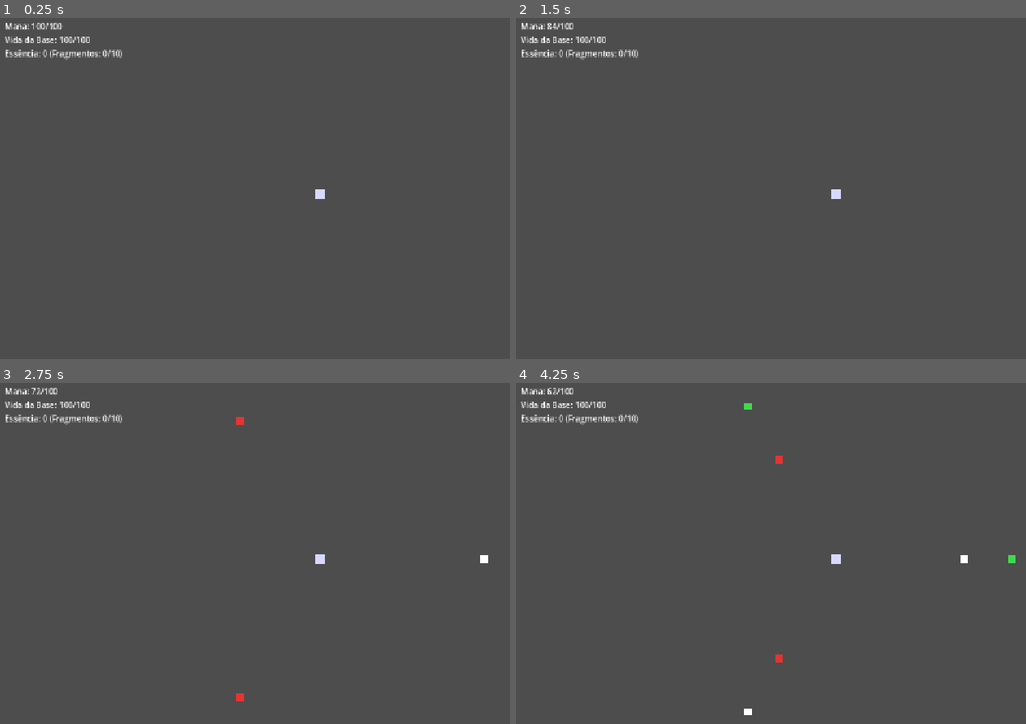
Above: before the commit, frames 1-4 (two rows, left to right).
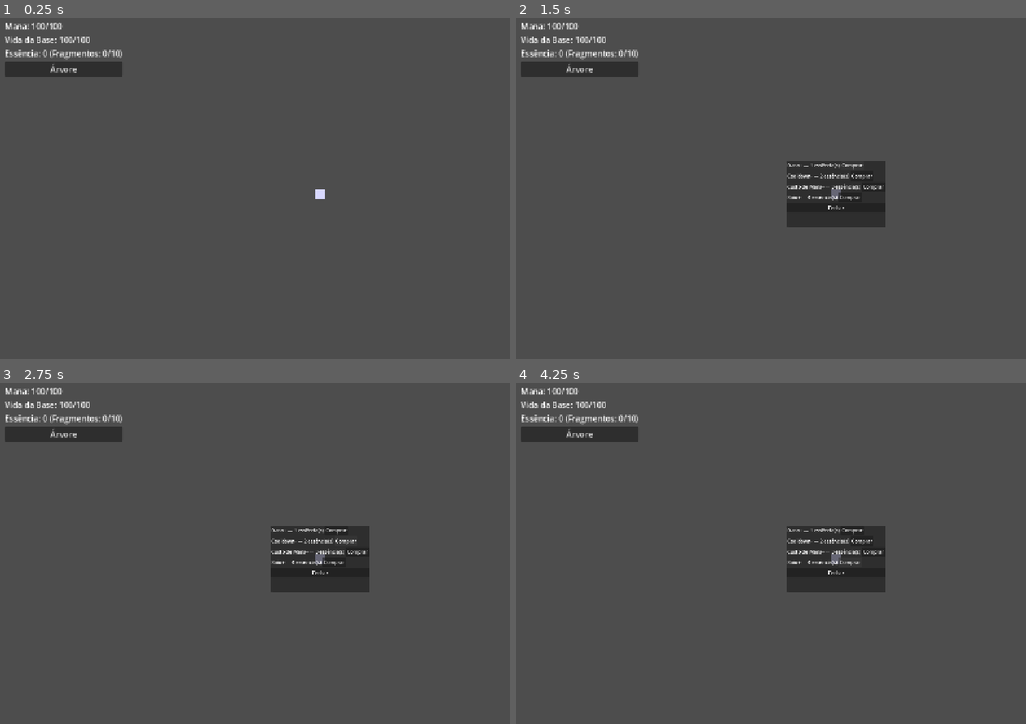
Above: after the commit, the same moments.

Repository: caua-developer/pixie-defense
Game: Godot game, scene res://scenes/main.tscn
Two runs of this game, one before a commit and one after it. Both use one fixed random seed, a clock stepped at 60 frames per second and the inputs below.
Inputs (mouse positions are in pixels of both pictures, inside the frame that each line leads up to):
- Up to frame 1 (0.25 s): no input
- Up to frame 2 (1.5 s): click (577, 69) at 0.5 s, where only the run after the commit has a clickable "Árvore"; click (852, 164) at 1.25 s, where only the run after the commit has a clickable "Comprar"
- Up to frame 3 (2.75 s): click (346, 539) at 2 s, where only the run after the commit has a clickable "Comprar"
- Up to frame 4 (4.25 s): click (873, 550) at 2.75 s, where only the run after the commit has a clickable "Comprar"; click (847, 563) at 3.5 s, where only the run after the commit has a clickable "Comprar"

The runs differ from the first frame. In frame 1, 1.0% of the frame differs, in the area x 0-24%, y 12-18%; in frame 2, 4.5%; in frame 3, 4.7%; in frame 4, 4.7%, in the area x 0-98%, y 1-98%.

Commit message:
feat: adiciona painel da arvore destrutiva com 4 nos de upgrade
Co-Authored-By: Claude Sonnet 5 <noreply@anthropic.com>

Diff:
--- a/scenes/main.tscn
+++ b/scenes/main.tscn
@@ -6,6 +6,7 @@
 [ext_resource type="Script" path="res://scripts/essence_tracker.gd" id="essence_tracker_script"]
 [ext_resource type="Script" path="res://scripts/mago.gd" id="mago_script"]
 [ext_resource type="Script" path="res://scripts/main.gd" id="main_script"]
+[ext_resource type="Script" path="res://scripts/skill_tree_panel.gd" id="skill_tree_panel_script"]
 [ext_resource type="PackedScene" path="res://scenes/spell_effect.tscn" id="spell_effect_scene"]
 
 [node name="Main" type="Node2D" unique_id=1404636165]
@@ -79,5 +80,68 @@
 layout_mode = 2
 text = "Essência: 0 (Fragmentos: 0/10)"
 
+[node name="SkillTreeButton" type="Button" parent="HUD/Root/VBox" unique_id=226984120]
+layout_mode = 2
+text = "Árvore"
+
 [node name="EssenceTracker" type="Node" parent="." unique_id=1023635728]
 script = ExtResource("essence_tracker_script")
+
+[node name="SkillTreePanel" type="PanelContainer" parent="." unique_id=84338893]
+visible = false
+custom_minimum_size = Vector2(320, 220)
+anchors_preset = 8
+anchor_left = 0.5
+anchor_top = 0.5
+anchor_right = 0.5
+anchor_bottom = 0.5
+grow_horizontal = 2
+grow_vertical = 2
+script = ExtResource("skill_tree_panel_script")
+
+[node name="VBox" type="VBoxContainer" parent="SkillTreePanel" unique_id=1770264128]
+layout_mode = 2
+
+[node name="Node1Row" type="HBoxContainer" parent="SkillTreePanel/VBox" unique_id=1589141592]
+layout_mode = 2
+
+[node name="Node1Label" type="Label" parent="SkillTreePanel/VBox/Node1Row" unique_id=892158941]
+layout_mode = 2
+
+[node name="Node1Button" type="Button" parent="SkillTreePanel/VBox/Node1Row" unique_id=1211925332]
+layout_mode = 2
+text = "Comprar"
+
+[node name="Node2Row" type="HBoxContainer" parent="SkillTreePanel/VBox" unique_id=745206844]
+layout_mode = 2
+
+[node name="Node2Label" type="Label" parent="SkillTreePanel/VBox/Node2Row" unique_id=2094292354]
+layout_mode = 2
+
+[node name="Node2Button" type="Button" parent="SkillTreePanel/VBox/Node2Row" unique_id=291466916]
+layout_mode = 2
+text = "Comprar"
+
+[node name="Node3Row" type="HBoxContainer" parent="SkillTreePanel/VBox" unique_id=1198460764]
+layout_mode = 2
+
+[node name="Node3Label" type="Label" parent="SkillTreePanel/VBox/Node3Row" unique_id=1949246954]
+layout_mode = 2
+
+[node name="Node3Button" type="Button" parent="SkillTreePanel/VBox/Node3Row" unique_id=661944757]
+layout_mode = 2
+text = "Comprar"
+
+[node name="Node4Row" type="HBoxContainer" parent="SkillTreePanel/VBox" unique_id=1025560729]
+layout_mode = 2
+
+[node name="Node4Label" type="Label" parent="SkillTreePanel/VBox/Node4Row" unique_id=2089195007]
+layout_mode = 2
+
+[node name="Node4Button" type="Button" parent="SkillTreePanel/VBox/Node4Row" unique_id=1269119670]
+layout_mode = 2
+text = "Comprar"
+
+[node name="CloseButton" type="Button" parent="SkillTreePanel/VBox" unique_id=936977209]
+layout_mode = 2
+text = "Fechar"
--- a/scripts/main.gd
+++ b/scripts/main.gd
@@ -7,10 +7,13 @@
 @onready var game_over_label: Label = $HUD/Root/VBox/GameOverLabel
 @onready var essence_tracker: Node = $EssenceTracker
 @onready var essence_label: Label = $HUD/Root/VBox/EssenceLabel
+@onready var skill_tree_button: Button = $HUD/Root/VBox/SkillTreeButton
+@onready var skill_tree_panel: PanelContainer = $SkillTreePanel
 
 func _ready() -> void:
 	game_over_label.visible = false
 	base.base_defeated.connect(_on_base_defeated)
+	skill_tree_button.pressed.connect(skill_tree_panel.open)
 
 func _process(_delta: float) -> void:
 	mana_label.text = "Mana: %d/%d" % [int(mago.mana), int(mago.MAX_MANA)]
--- /dev/null
+++ b/scripts/skill_tree_panel.gd
@@ -0,0 +1,53 @@
+extends PanelContainer
+
+const NODE_COUNT: int = 4
+const NODE_NAMES: Array[String] = ["Dano+", "Cooldown-", "Custo de Mana-", "Raio+"]
+const NODE_COSTS: Array[int] = [1, 2, 3, 4]
+
+var purchased: Array[bool] = [false, false, false, false]
+
+@onready var mago: Node2D = get_tree().get_first_node_in_group("mago")
+@onready var essence_tracker: Node = get_tree().get_first_node_in_group("essencia")
+@onready var node_labels: Array[Label] = [
+	$VBox/Node1Row/Node1Label, $VBox/Node2Row/Node2Label,
+	$VBox/Node3Row/Node3Label, $VBox/Node4Row/Node4Label,
+]
+@onready var node_buttons: Array[Button] = [
+	$VBox/Node1Row/Node1Button, $VBox/Node2Row/Node2Button,
+	$VBox/Node3Row/Node3Button, $VBox/Node4Row/Node4Button,
+]
+@onready var close_button: Button = $VBox/CloseButton
+
+func _ready() -> void:
+	process_mode = Node.PROCESS_MODE_ALWAYS
+	visible = false
+	for i in NODE_COUNT:
+		node_buttons[i].pressed.connect(_on_node_pressed.bind(i))
+	close_button.pressed.connect(close)
+	_update_labels()
+
+func open() -> void:
+	visible = true
+	get_tree().paused = true
+
+func close() -> void:
+	visible = false
+	get_tree().paused = false
+
+func _on_node_pressed(index: int) -> void:
+	if purchased[index] or essence_tracker.essence < NODE_COSTS[index]:
+		return
+	essence_tracker.essence -= NODE_COSTS[index]
+	purchased[index] = true
+	match index:
+		0: mago.upgrade_damage()
+		1: mago.reduce_cooldown()
+		2: mago.reduce_mana_cost()
+		3: mago.increase_radius()
+	_update_labels()
+
+func _update_labels() -> void:
+	for i in NODE_COUNT:
+		var status: String = "comprado" if purchased[i] else "%d essência(s)" % NODE_COSTS[i]
+		node_labels[i].text = "%s — %s" % [NODE_NAMES[i], status]
+		node_buttons[i].disabled = purchased[i]
Not shown, changed: docs/roadmap.md
Not shown, added: docs/superpowers/plans/2026-11-02-fase3-essencia-arvore-destrutiva.md
